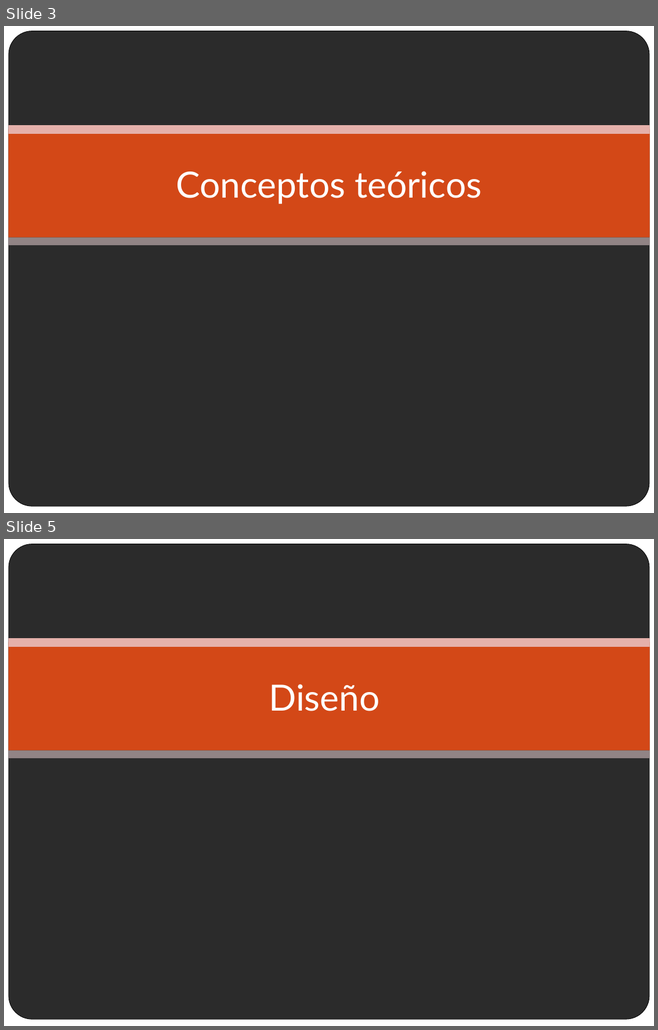
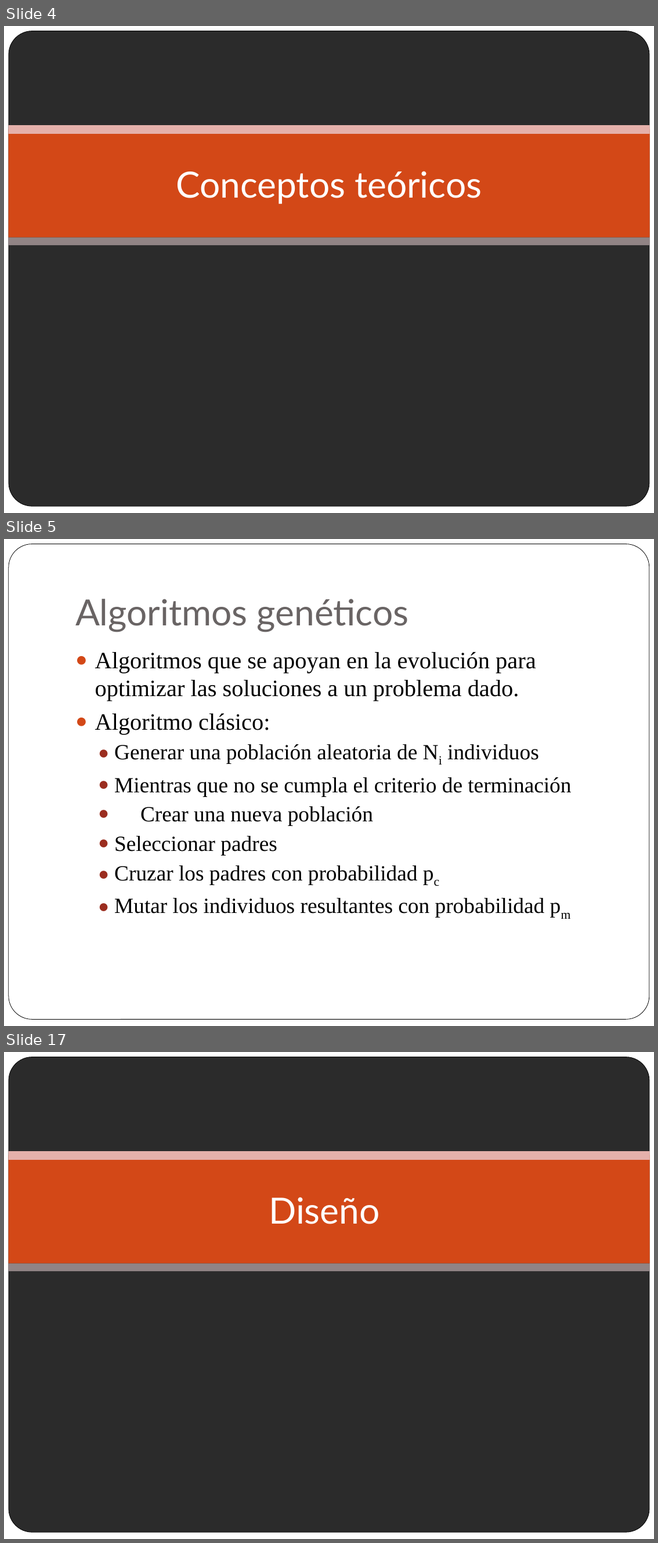
Before and after one commit to paredero/optimizadorga, a slide deck: docs/presentacion.pptx. Shown one above the other, each under a label of ours: slides 3 and 5 before the commit, slides 4, 5 and 17 after it; the slides between them are not shown. The pictures are 658x1030 and 658x1543 pixels, drawn with LibreOffice and Linux fonts; fonts in the diff are those of the drawing; background and template pictures are left out; a plain dark background stands for a picture behind light text. Boxes give left, top, right and bottom in pixels: in the first picture for what was removed or moved away, otherwise in the second. Text is boxed around its words. In the diff, an @@ line names an element or a change of style, - is before the commit and + after.

Commit message:
Presentacion

```diff
--- a/docs/presentacion.pptx
+++ b/docs/presentacion.pptx
@@ slide 5 added at [4,539,654,1026], background #FFFFFF; not listed: 1 template element that a slide beside it also shows @@
@@ title added at [75,599,408,632], 40 pt, text #696464 @@
+Algoritmos genéticos
@@ text added at [95,652,571,917], 24 pt, text #000000 @@
+● Algoritmos que se apoyan en la evolución para optimizar las soluciones a un problema dado.
+● Algoritmo clásico:
+  ● Generar una población aleatoria de Ni individuos
+  ● Mientras que no se cumpla el criterio de terminación
+  ● Crear una nueva población
+  ● Seleccionar padres
+  ● Cruzar los padres con probabilidad pc
+  ● Mutar los individuos resultantes con probabilidad pm
@@ what was slide 3 is now slide 4 @@
@@ what was slide 5 is now slide 17 @@
```
Also in this commit, not shown: 24 other slides added, 1 slide removed, 1 other file.
